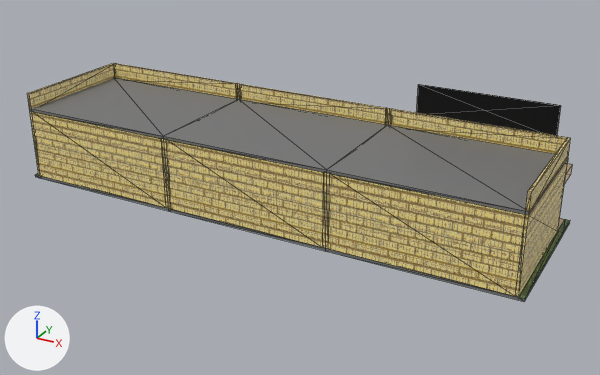
Two versions of the glTF model Gangsta Wizards/Main/BUILDINGS/Mixed Use/Strip Mall 2.glb, one commit apart.
Rendered twice from a 50 mm camera at (17.4, -46.6, 21.9) aimed at (-5.3, -5.2, 1.2). The lights are fixed; the arrows at lower left show +X, +Y and +Z. The older version comes first. Mesh edges are drawn as thin lines. Where no turn or scale is listed for an object, it has been applied to the vertices.

The first picture shows 'Exterior Walls', 'Floor', 'Roof', 'Sign Back' and 1 more.
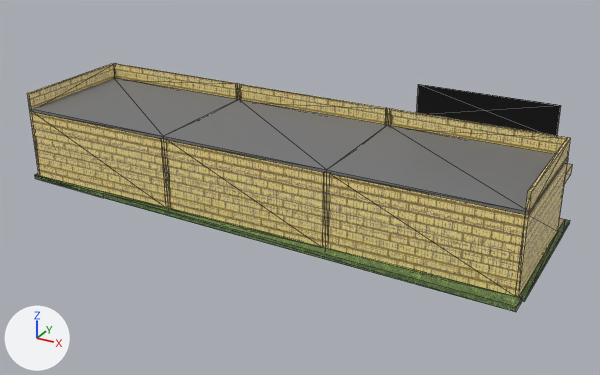
Changed parts and their boxes (x1, y1, x2, y2) in the pictures (600 x 375 px):
'Ground', added: after (35, 175, 522, 312)
'Floor', unchanged, covered by the edit: (35, 174, 570, 302) in both

The change, as a list of edits to the scene's bpy script:
```text
Add me_cube_031:
    me_cube_031.from_pydata(...)  # 8 vertices, 12 faces; spans x -23.6..9.8, y -10.4..-9.3, z -0.4..-0.1
    me_cube_031.materials.append(mat_grass)  # picture img_grass
Add ob_ground:
    ob_ground = bpy.data.objects.new('Ground', me_cube_031)
    ob_ground.location = (0.0, 0.0, 0.0)
```
